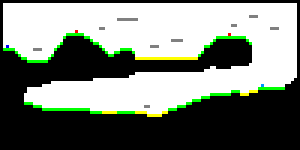
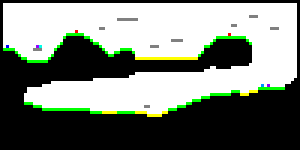
Before/after of a 300px x 150px layered artwork. What changed in the layer stack:
painted on "Layer 1" over [36,45,270,87]
